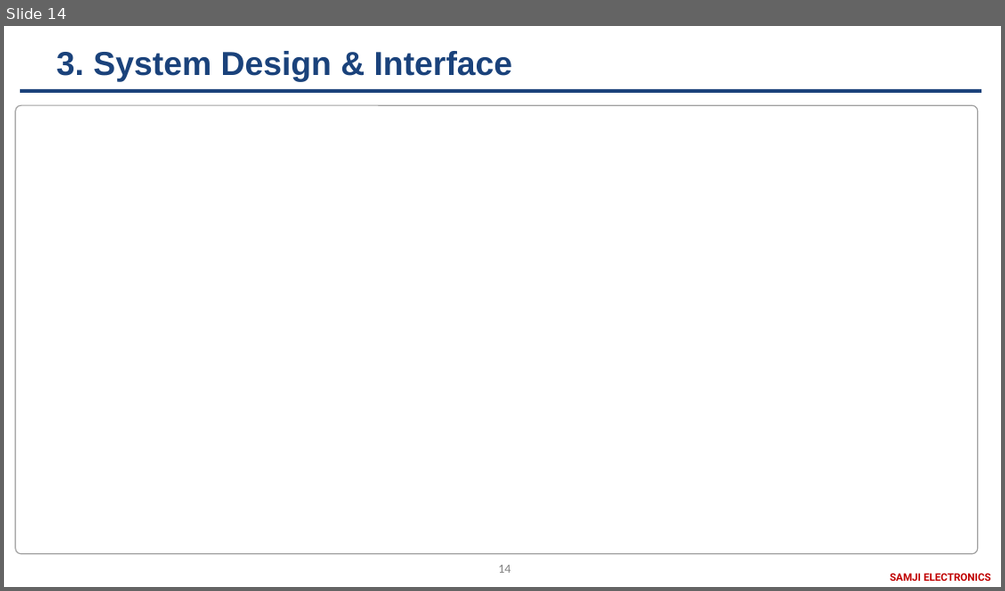
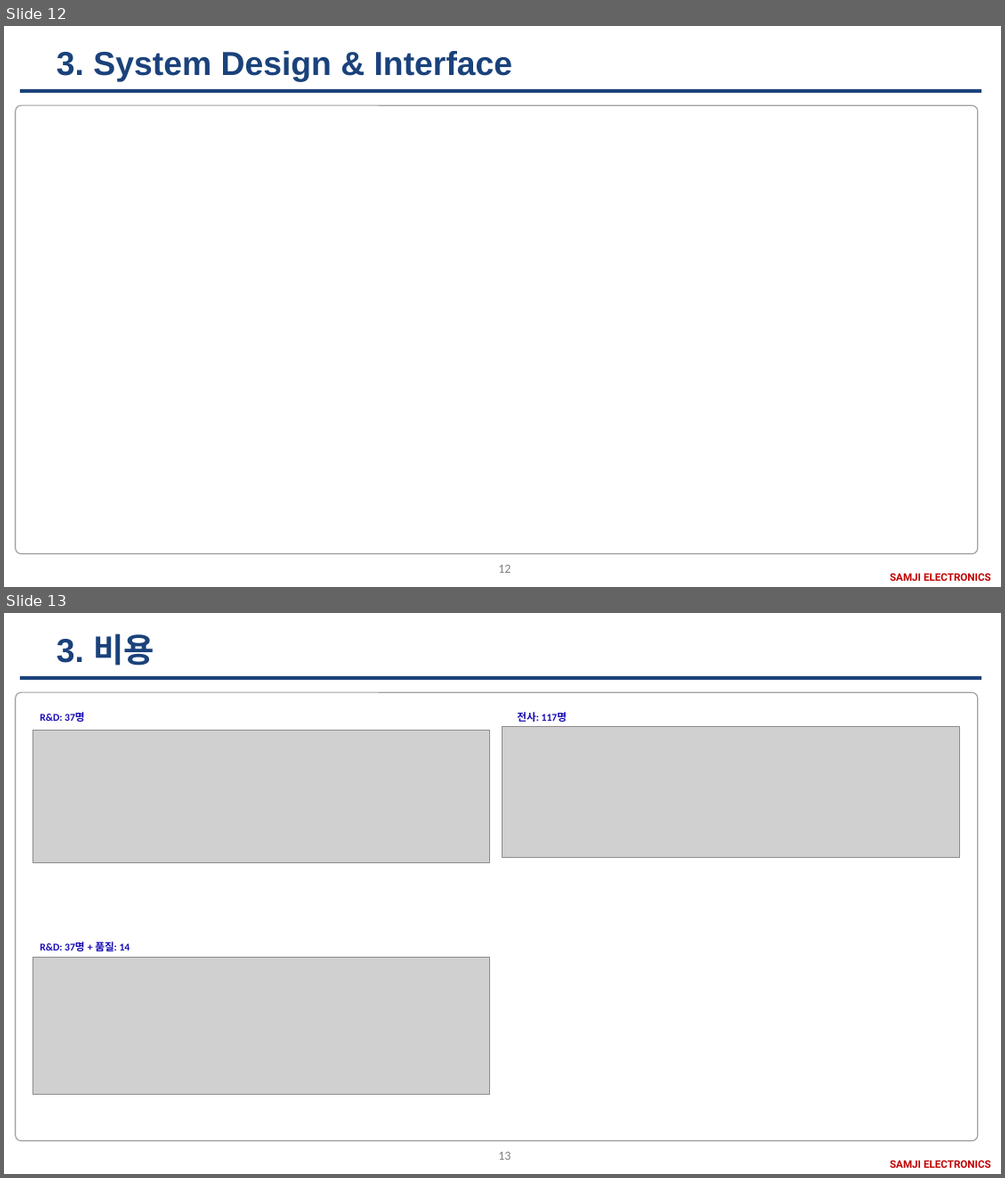
Before and after one commit to SangguKang/doc, a slide deck: Transfer/JIRA.pptx. Shown one above the other, each under a label of ours: slide 14 before the commit, slides 12 and 13 after it. The pictures are 1005x591 and 1005x1178 pixels, drawn with LibreOffice and Linux fonts; fonts in the diff are those of the drawing; grey boxes stand for pictures; background and template pictures are left out. Boxes give left, top, right and bottom in pixels: in the first picture for what was removed or moved away, otherwise in the second. Text is boxed around its words. In the diff, an @@ line names an element or a change of style, - is before the commit and + after.

```diff
--- a/Transfer/JIRA.pptx
+++ b/Transfer/JIRA.pptx
@@ slide 13 added at (4, 613, 1001, 1174), background #FFFFFF; not listed: 3 template elements that a slide beside it also shows @@
@@ title added at (57, 633, 155, 666), 32 pt, text #1A427B, bold @@
+3. 비용
@@ rounded rectangle added at (16, 692, 978, 1141), outline #A0A0A0 1 pt @@
@@ text added at (40, 712, 85, 722), 10 pt, text #170BB5, bold @@
+R&D: 37명
@@ text added at (517, 712, 566, 722), 10 pt, text #170BB5, bold @@
+전사: 117명
@@ picture added at (32, 730, 489, 862) @@
@@ picture added at (502, 727, 960, 857) @@
@@ picture added at (32, 957, 489, 1094) @@
@@ text added at (40, 941, 130, 951), 10 pt, text #170BB5, bold @@
+R&D: 37명 + 품질: 14
@@ what was slide 14 is now slide 12 @@
@@ page number at (498, 564, 510, 572): text changed @@
-14
+12
```
Also in this commit, not shown: 1 slide changed, 1 other slide added, 2 slides removed, 1 other file.
